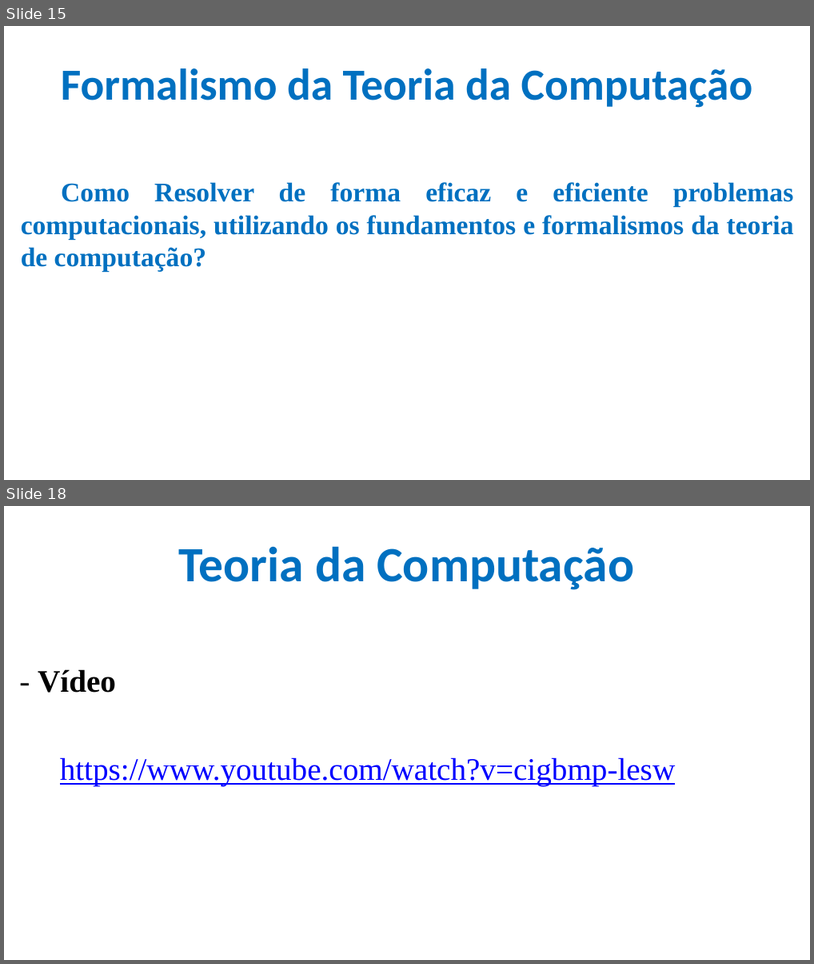
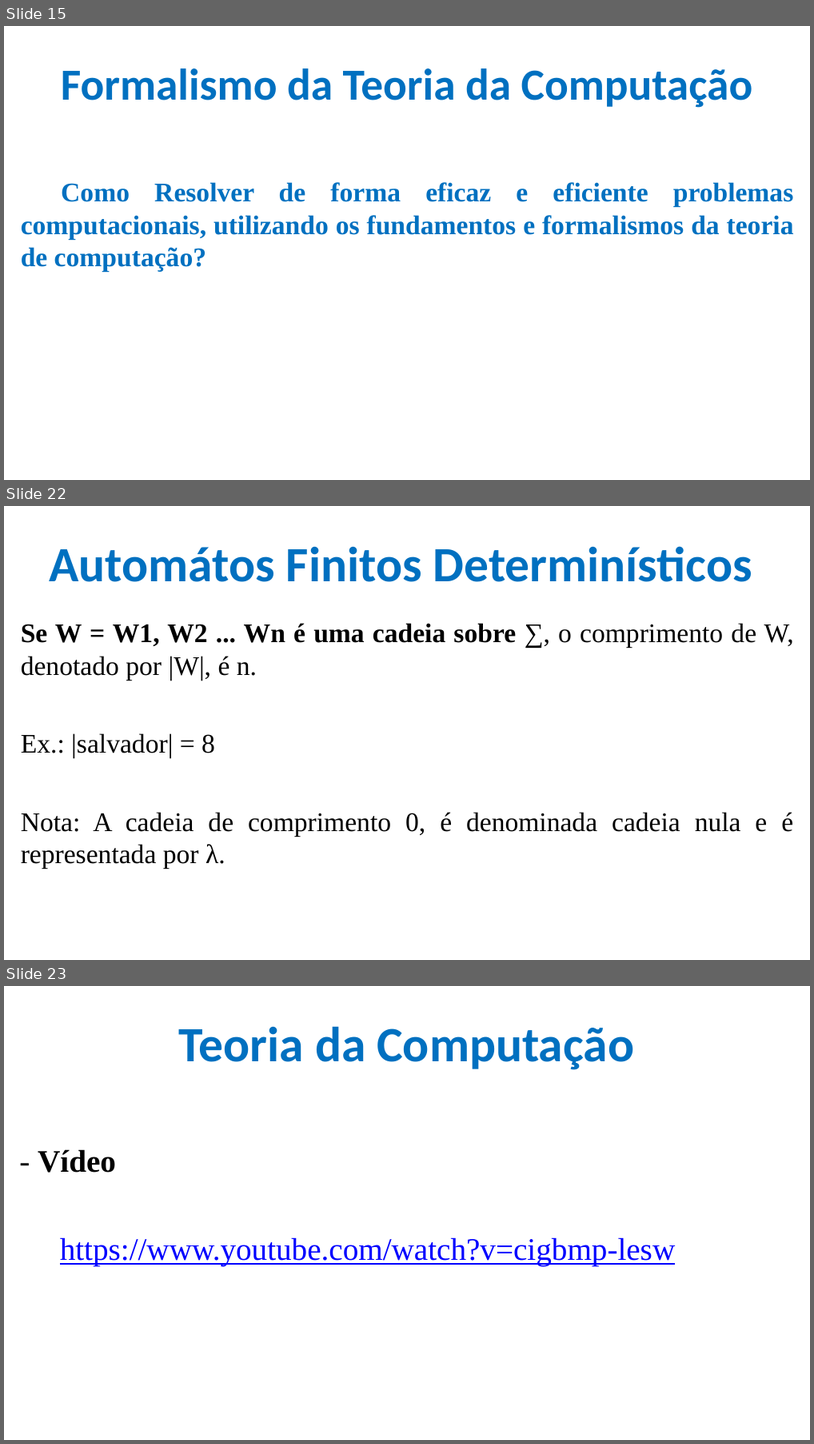
Before and after one commit to CloudEducationBrazil/WydenTeoriaCompiladores, a slide deck: 01 Classes/Aula 01 Teoria de Compiladores.pptx. Shown one above the other, each under a label of ours: slides 15 and 18 before the commit, slides 15, 22 and 23 after it; the slides between them are not shown. The pictures are 814x964 and 814x1444 pixels, drawn with LibreOffice and Linux fonts; fonts in the diff are those of the drawing; background and template pictures are left out. Boxes give left, top, right and bottom in pixels: in the first picture for what was removed or moved away, otherwise in the second. Text is boxed around its words. In the diff, an @@ line names an element or a change of style, - is before the commit and + after.

```diff
--- a/01 Classes/Aula 01 Teoria de Compiladores.pptx
+++ b/01 Classes/Aula 01 Teoria de Compiladores.pptx
@@ slide 22 added at bbox=[4, 506, 810, 960], background picture (left out) @@
@@ title added at bbox=[50, 546, 753, 582], 44 pt, text #0070C0, bold @@
+Automátos Finitos Determinísticos
@@ text added at bbox=[21, 623, 794, 868], 24 pt, text #000000 @@
+Se W = W1, W2 ... Wn é uma cadeia sobre ∑, o comprimento de W, denotado por |W|, é n.
+Ex.: |salvador| = 8
+Nota: A cadeia de comprimento 0, é denominada cadeia nula e é representada por λ.
@@ what was slide 18 is now slide 23 @@
```
Also in this commit, not shown: 1 slide changed, 4 other slides added.
